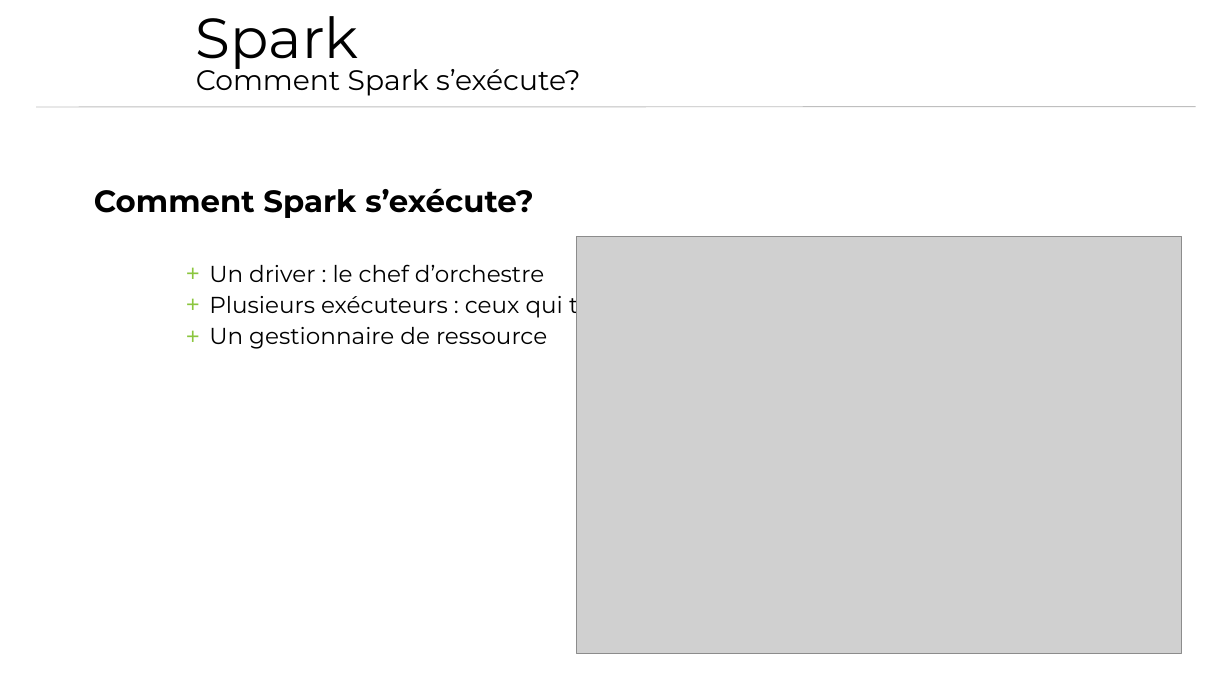
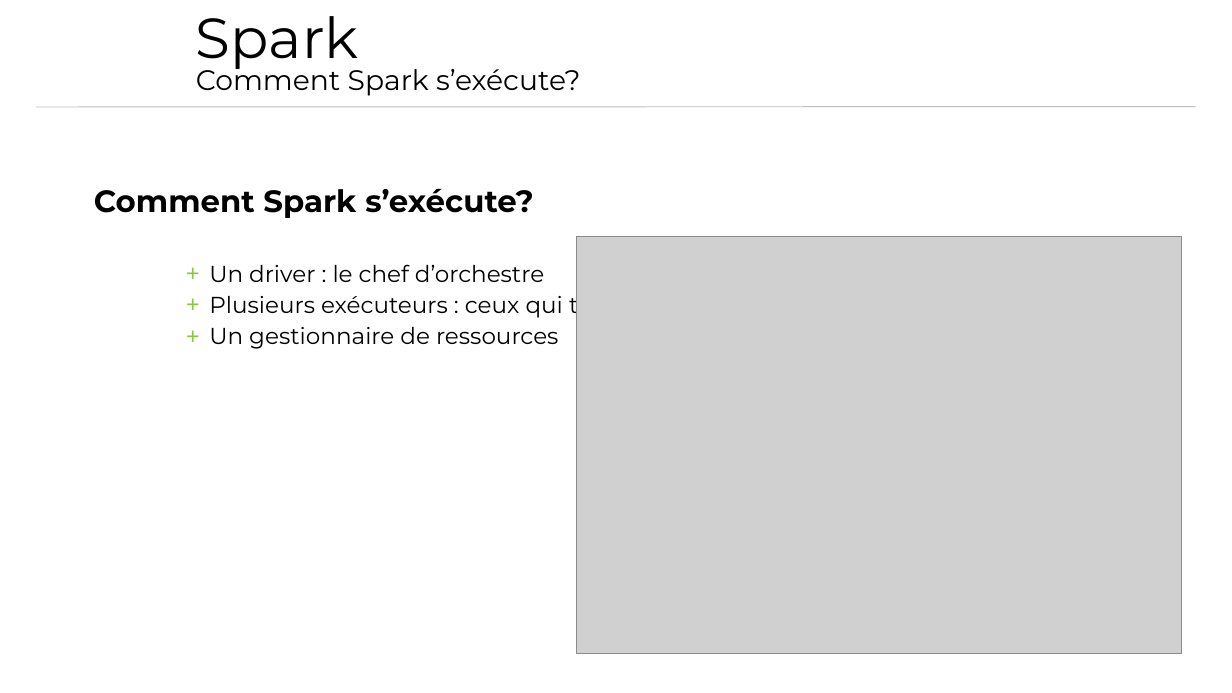
Before and after one commit to AmaelLaurier/HDInsightSpark, a slide deck: slide 16 of Présentation.pptx (slide 15 before the commit). Drawn at 1232x693 pixels with LibreOffice and Linux fonts; fonts in the diff are those of the drawing; grey boxes stand for pictures; background and template pictures are left out. Boxes give left, top, right and bottom in pixels: in the first picture for what was removed or moved away, otherwise in the second. Text is boxed around its words. In the diff, an @@ line names an element or a change of style, - is before the commit and + after.

```diff
--- a/Présentation.pptx
+++ b/Présentation.pptx
@@ text at [209, 327, 558, 349]: text changed @@
-    + Un gestionnaire de ressource
+    + Un gestionnaire de ressources
```
Also in this commit, not shown: 5 other slides changed, 2 slides added.
